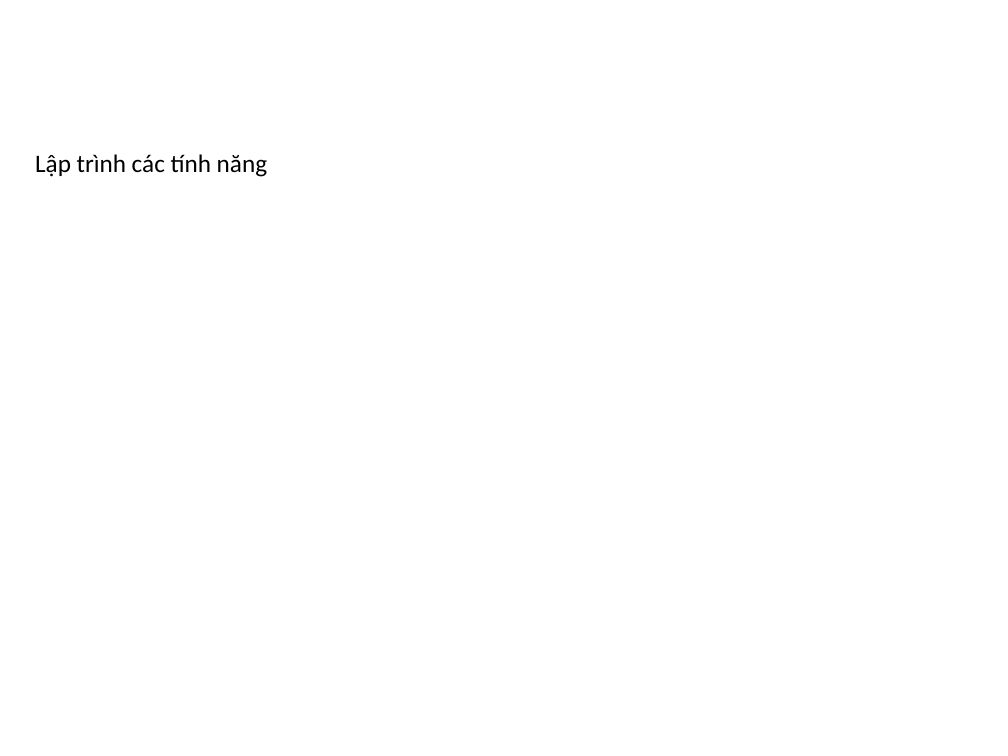
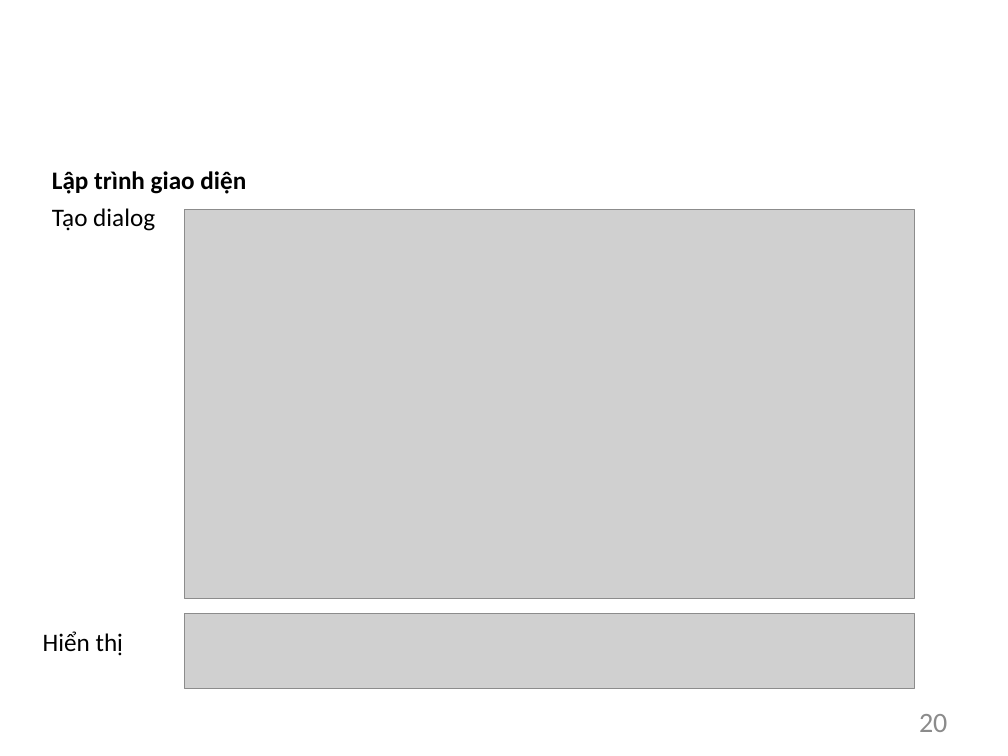
Before and after one commit to TrinhVanHieu/DoAn2018_EVDict, a slide deck: slide 20 of BaoCaoEVDict/Slide/BaoCao.pptx (slide 18 before the commit). Drawn at 1008x756 pixels with LibreOffice and Linux fonts; fonts in the diff are those of the drawing; grey boxes stand for pictures; background and template pictures are left out. Boxes give left, top, right and bottom in pixels: in the first picture for what was removed or moved away, otherwise in the second. Text is boxed around its words. In the diff, an @@ line names an element or a change of style, - is before the commit and + after.

```diff
--- a/BaoCaoEVDict/Slide/BaoCao.pptx
+++ b/BaoCaoEVDict/Slide/BaoCao.pptx
@@ text at bbox=[52, 171, 246, 194]: text changed; bold on @@
-Lập trình các tính năng
+Lập trình giao diện
@@ text added at bbox=[52, 208, 155, 231], 18 pt, text #000000 @@
+Tạo dialog
@@ picture added at bbox=[184, 210, 914, 598] @@
@@ picture added at bbox=[184, 613, 914, 688] @@
@@ text added at bbox=[43, 631, 123, 656], 18 pt, text #000000 @@
+Hiển thị
@@ page number added at bbox=[919, 714, 947, 732], 20 pt, text #8C8C8C @@
+20
```
Also in this commit, not shown: 20 other slides changed, 10 slides added, 1 slide removed, 19 other files.
